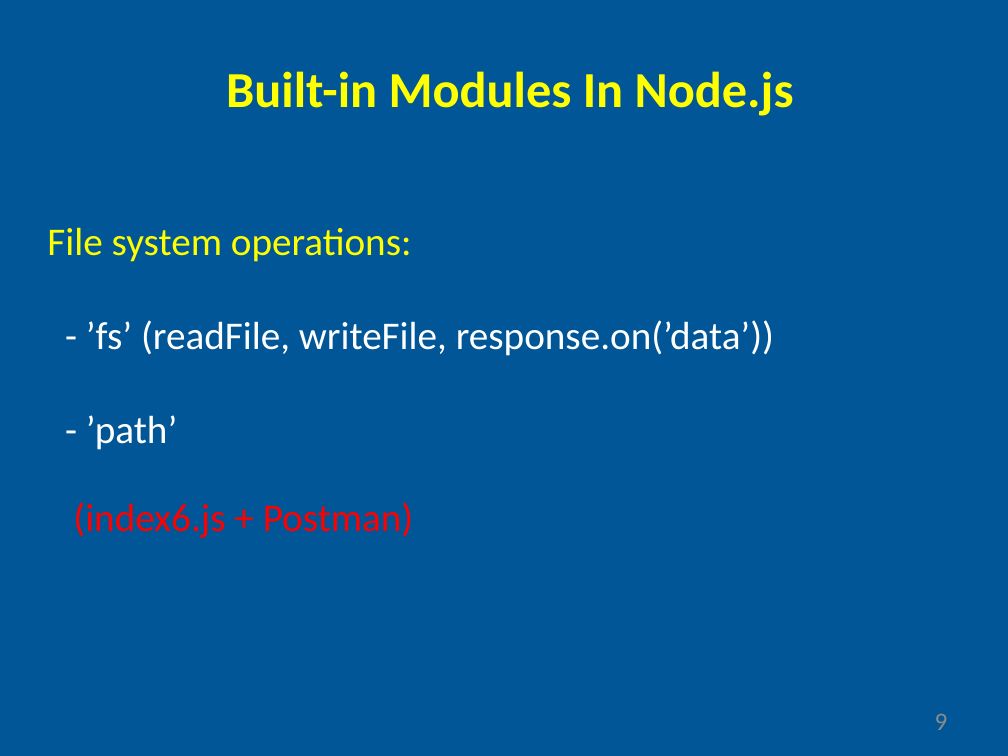
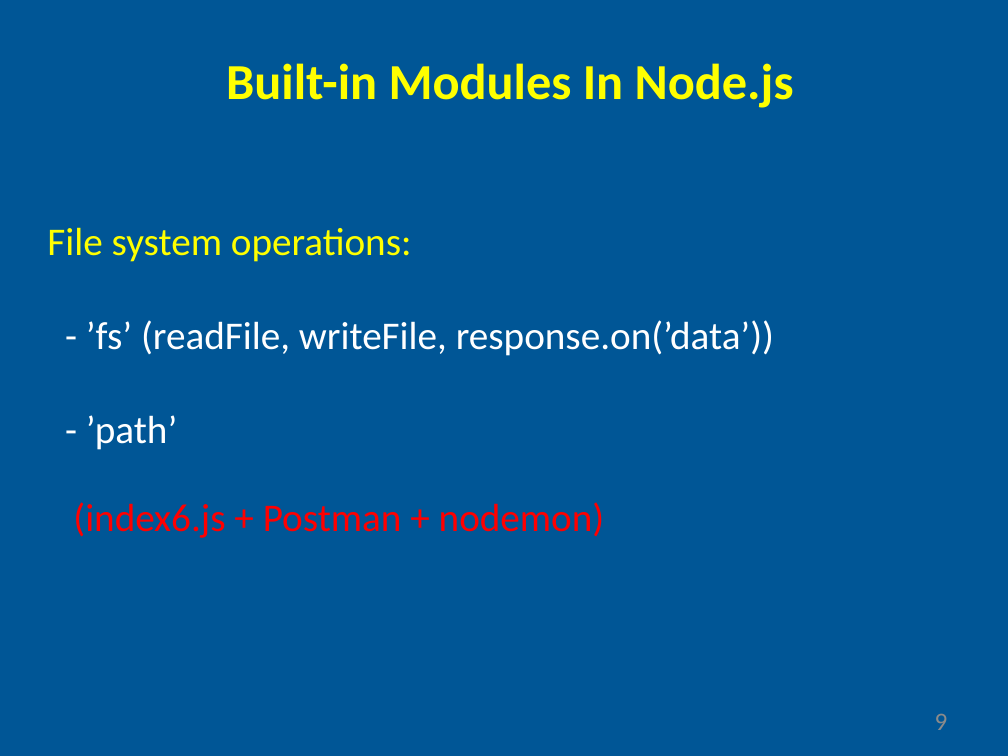
Before and after one commit to gyoryakos/presentations, a slide deck: slide 9 of nodejs.pptx. Drawn at 1008x756 pixels with LibreOffice and Linux fonts; fonts in the diff are those of the drawing. Boxes give left, top, right and bottom in pixels: in the first picture for what was removed or moved away, otherwise in the second. Text is boxed around its words. In the diff, an @@ line names an element or a change of style, - is before the commit and + after.

```diff
--- a/nodejs.pptx
+++ b/nodejs.pptx
@@ text "Built-in Modules In Node.js": place and size @@
-text "Built-in Modules In Node.js" at [226, 71, 794, 116]
+text "Built-in Modules In Node.js" at [226, 63, 794, 108]
@@ text at [73, 502, 605, 538]: text changed @@
-(index6.js + Postman)
+(index6.js + Postman + nodemon)
```
Also in this commit, not shown: 3 other slides changed, 1 slide added, 1 slide removed.
